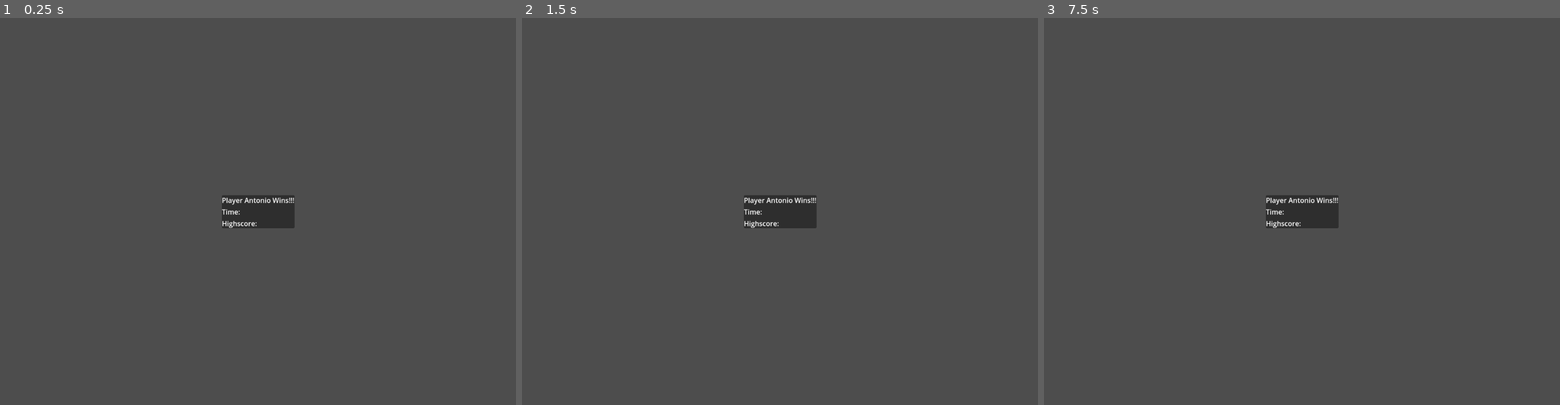
Above: before the commit, frames 1-3 (left to right).
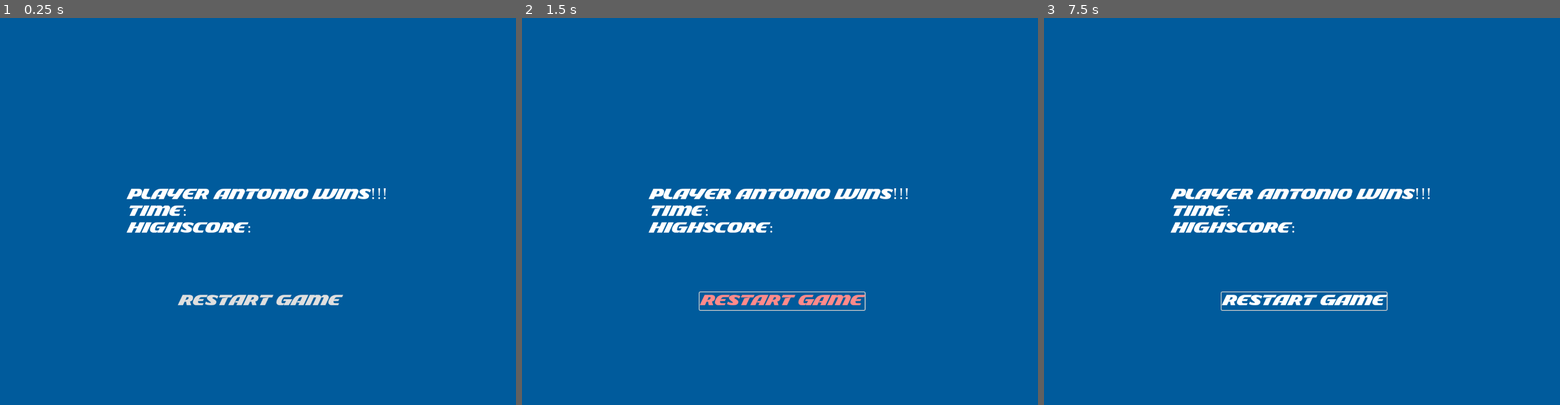
Above: after the commit, the same moments.

Repository: marcjou/pandy500
Game: Godot game, scene res://scenes/UI/race_finished.tscn
Same seed, same stepped clock (60 frames per second), same inputs: the game is played once before the commit and once after it. This scene is started directly instead of the project's main scene.
Inputs (mouse positions are in pixels of both pictures, inside the frame that each line leads up to):
- Up to frame 1 (0.25 s): no input
- Up to frame 2 (1.5 s): click (780, 300) at 0.5 s, where only the run after the commit has a clickable "Restart Game"; click (780, 300) at 1.25 s, where only the run after the commit has a clickable "Restart Game"
- Up to frame 3 (7.5 s): click (1302, 300) at 2 s, where only the run after the commit has a clickable "Restart Game"; tap Enter at 2.75, 4.25, 5.75 s; hold D (turn_right) 2.78-3.53 s; hold Space (Drift) 2.78-3.53 s; hold S (move_backwards) 3.53-4.28 s; tap Ctrl (Drift2) at 3.6 s; hold D (turn_right) 4.28-5.03 s; hold Down (move_backwards2) 4.28-5.03 s; tap Space (Drift) at 5, 6.5 s; hold W (move_forward) 5.03-5.78 s; tap Up (move_forward2) at 5.1 s; hold Left (turn_left2) 5.78-6.53 s; hold A (turn_left) 5.78-7.28 s; tap Right (turn_right2) at 6.6 s; hold S (move_backwards) from 7.28 s (still down); hold Space (Drift) from 7.28 s (still down)

The runs differ from the first frame. In frame 1, 100% of the frame differs, in the area x 0-100%, y 0-100%; in frame 2, 100%; in frame 3, 100%.
Error after the commit: Attempt to call function 'restart_game' in base 'null instance' on a null instance. (res://scenes/UI/race_finished.gd:17)

Commit message:
feat: updated win menu, added restart button

Diff:
--- /dev/null
+++ b/presets/win_theme.tres
@@ -0,0 +1,11 @@
+[gd_resource type="Theme" load_steps=3 format=3 uid="uid://0i8u5g2wh2km"]
+
+[ext_resource type="FontFile" uid="uid://8bvnb5g5uxop" path="res://assets/fonts/Racing Team - Personal Used.ttf" id="1_r0nla"]
+
+[sub_resource type="StyleBoxEmpty" id="StyleBoxEmpty_r0nla"]
+
+[resource]
+Button/colors/font_color = Color(0.875, 0.875, 0.875, 1)
+Label/font_sizes/font_size = 34
+Label/fonts/font = ExtResource("1_r0nla")
+PanelContainer/styles/panel = SubResource("StyleBoxEmpty_r0nla")
--- a/scenes/UI/race_finished.gd
+++ b/scenes/UI/race_finished.gd
@@ -10,4 +10,8 @@
 	highscore = highscore
 	$CanvasLayer/PanelContainer/MarginContainer/GridContainer/TimeLabel.text = "Time: " + result_time
 	$CanvasLayer/PanelContainer/MarginContainer/GridContainer/WinnerLabel.text = "Winner is " + winner
-	$CanvasLayer/PanelContainer/MarginContainer/GridContainer/HighScore.text = "Highscore is " + highscore
+	$CanvasLayer/PanelContainer/MarginContainer/GridContainer/HighScore.text = "Highscore: " + highscore
+
+
+func _on_restart_button_pressed() -> void:
+	get_parent().get_parent().restart_game()
--- a/scenes/UI/race_finished.tscn
+++ b/scenes/UI/race_finished.tscn
@@ -1,6 +1,7 @@
-[gd_scene load_steps=2 format=3 uid="uid://dudsmif4hwjc2"]
+[gd_scene load_steps=3 format=3 uid="uid://dudsmif4hwjc2"]
 
 [ext_resource type="Script" uid="uid://8saoalxbmmts" path="res://scenes/UI/race_finished.gd" id="1_q02nh"]
+[ext_resource type="Theme" uid="uid://0i8u5g2wh2km" path="res://presets/win_theme.tres" id="2_ngsv6"]
 
 [node name="RaceFinished" type="Control"]
 layout_mode = 3
@@ -10,6 +11,11 @@
 script = ExtResource("1_q02nh")
 
 [node name="CanvasLayer" type="CanvasLayer" parent="."]
+
+[node name="ColorRect" type="ColorRect" parent="CanvasLayer"]
+offset_right = 1201.0
+offset_bottom = 901.0
+color = Color(0, 0.355833, 0.61, 1)
 
 [node name="PanelContainer" type="PanelContainer" parent="CanvasLayer"]
 anchors_preset = 8
@@ -23,6 +29,7 @@
 offset_bottom = 38.5
 grow_horizontal = 2
 grow_vertical = 2
+theme = ExtResource("2_ngsv6")
 
 [node name="MarginContainer" type="MarginContainer" parent="CanvasLayer/PanelContainer"]
 layout_mode = 2
@@ -32,12 +39,33 @@
 
 [node name="WinnerLabel" type="Label" parent="CanvasLayer/PanelContainer/MarginContainer/GridContainer"]
 layout_mode = 2
+theme = ExtResource("2_ngsv6")
 text = "Player Antonio Wins!!!"
 
 [node name="TimeLabel" type="Label" parent="CanvasLayer/PanelContainer/MarginContainer/GridContainer"]
 layout_mode = 2
+theme = ExtResource("2_ngsv6")
 text = "Time:"
 
 [node name="HighScore" type="Label" parent="CanvasLayer/PanelContainer/MarginContainer/GridContainer"]
 layout_mode = 2
+theme = ExtResource("2_ngsv6")
 text = "Highscore:"
+
+[node name="RestartButton" type="Button" parent="CanvasLayer"]
+anchors_preset = 7
+anchor_left = 0.5
+anchor_top = 1.0
+anchor_right = 0.5
+anchor_bottom = 1.0
+offset_left = -187.0
+offset_top = -262.0
+offset_right = 197.0
+offset_bottom = -221.0
+grow_horizontal = 2
+grow_vertical = 0
+theme = ExtResource("2_ngsv6")
+text = "Restart Game"
+flat = true
+
+[connection signal="pressed" from="CanvasLayer/RestartButton" to="." method="_on_restart_button_pressed"]
--- a/scenes/main_game.gd
+++ b/scenes/main_game.gd
@@ -87,7 +87,10 @@
 		item.queue_free()
 
 func restart_game():
-	$UIController/UI.queue_free()
+	if $UIController/UI:
+		$UIController/UI.queue_free()
+	elif $UIController/RaceFinished:
+		$UIController/RaceFinished.queue_free()
 	reset_game($Vehicles)
 	reset_game($Track)
 	reset_game($UIController)
